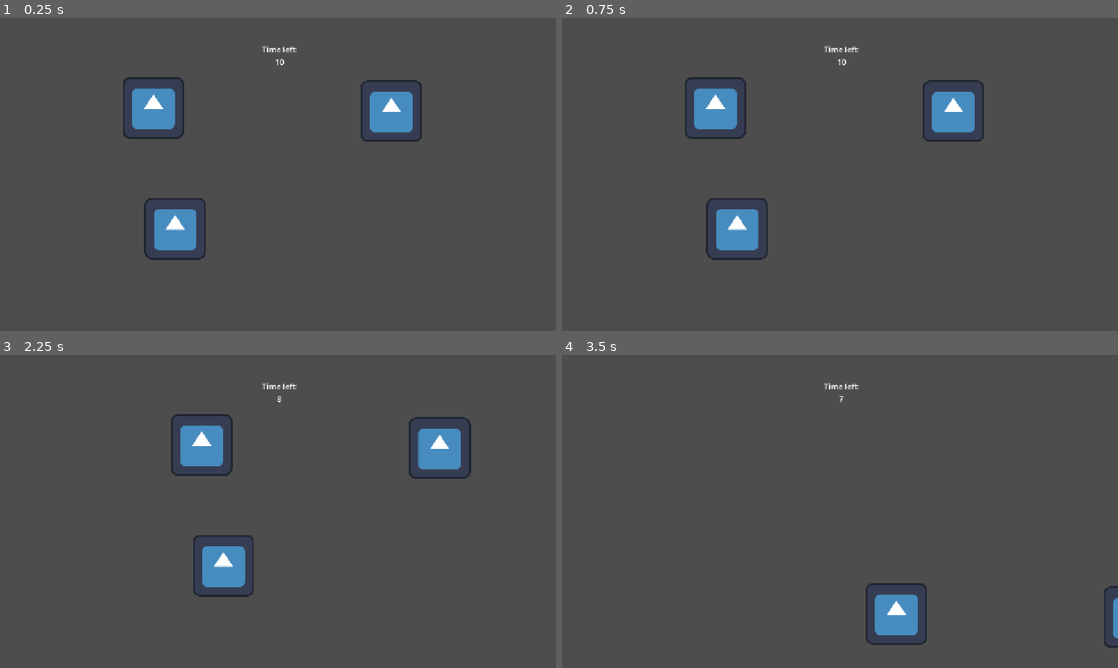
Above: before the commit, frames 1-4 (two rows, left to right).
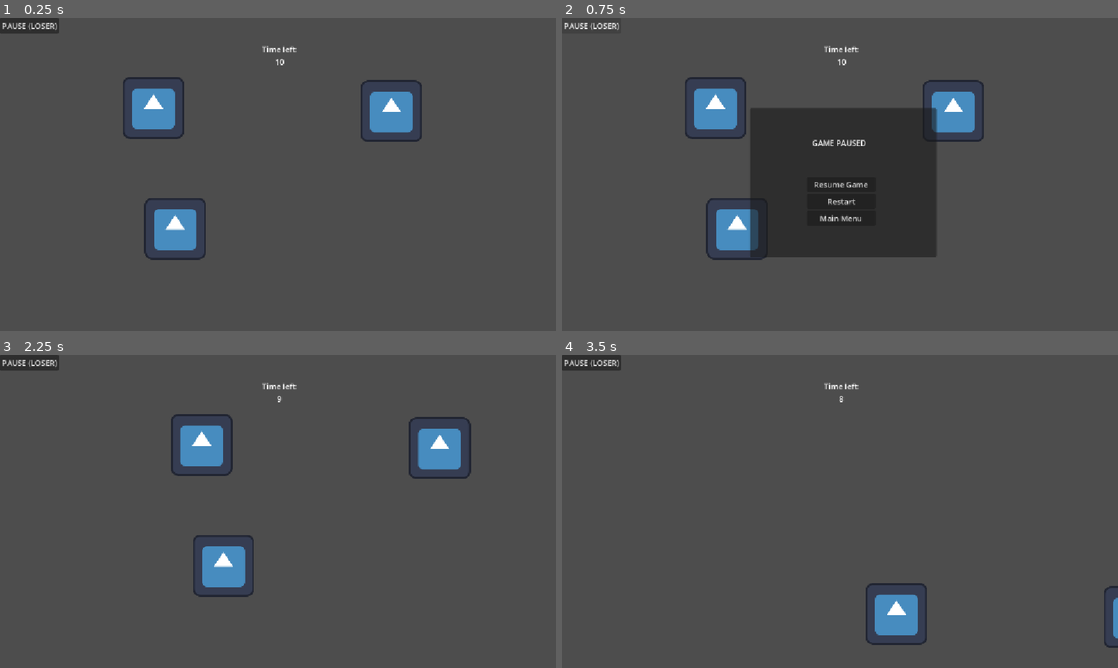
Above: after the commit, the same moments.

Repository: tszyana/SenselessChefs
Game: Godot game, scene res://scenes/kitchen.tscn
The game is run twice, just before and just after one commit, with the same random seed, the same clock (stepped at 60 frames per second) and the same inputs. This scene is started directly instead of the project's main scene. The engine's default icon, where the game draws it, is replaced by a stand-in: a white triangle on a blue panel in a dark square.
Inputs (mouse positions are in pixels of both pictures, inside the frame that each line leads up to):
- Up to frame 1 (0.25 s): no input
- Up to frame 2 (0.75 s): click (589, 24) at 0.5 s, where only the run after the commit has a clickable "PAUSE (LOSER)"
- Up to frame 3 (2.25 s): click (278, 520) at 1.25 s, where only the run after the commit has a clickable "Resume Game"; tap Enter at 2 s; hold Right (right) from 2.03 s (still down)
- Up to frame 4 (3.5 s): release Right (right) at 2.78 s; hold S (down) from 2.78 s (still down)

The runs differ from the first frame. In frame 1, 0.5% of the frame differs, in the area x 0-11%, y 0-5%; in frame 2, 16%, in the area x 0-68%, y 1-77%; in frame 3, 0.5%; in frame 4, 0.5%.

Commit message:
Pause button added

Diff:
--- a/scenes/kitchen.tscn
+++ b/scenes/kitchen.tscn
@@ -115,13 +115,61 @@
 offset_right = 234.0
 offset_bottom = 209.0
 
+[node name="RestartButton" type="Button" parent="Control/TimerPopup/VBoxContainer" unique_id=406307531]
+layout_mode = 2
+text = "Restart"
+
 [node name="MainMenuButton" type="Button" parent="Control/TimerPopup/VBoxContainer" unique_id=1429031911]
 layout_mode = 2
 text = "Main Menu"
 
-[node name="RestartButton" type="Button" parent="Control/TimerPopup/VBoxContainer" unique_id=406307531]
+[node name="PauseButton" type="Button" parent="Control" unique_id=1093837354]
+layout_mode = 0
+offset_right = 90.0
+offset_bottom = 32.0
+text = "PAUSE (LOSER)
+"
+
+[node name="PausePanel" type="Panel" parent="Control" unique_id=1318508673]
+visible = false
+layout_mode = 1
+anchors_preset = -1
+anchor_right = 0.5
+anchor_bottom = 0.5
+offset_left = 389.0
+offset_top = 187.0
+offset_right = 756.0
+offset_bottom = 475.0
+
+[node name="Label" type="Label" parent="Control/PausePanel" unique_id=418832563]
+layout_mode = 0
+offset_left = 129.0
+offset_top = 60.0
+offset_right = 241.0
+offset_bottom = 109.0
+text = "GAME PAUSED
+"
+
+[node name="VBoxContainer" type="VBoxContainer" parent="Control/PausePanel" unique_id=353909821]
+layout_mode = 0
+offset_left = 118.0
+offset_top = 142.0
+offset_right = 261.0
+offset_bottom = 278.0
+
+[node name="ResumeButton" type="Button" parent="Control/PausePanel/VBoxContainer" unique_id=838727722]
+process_mode = 2
+layout_mode = 2
+text = "Resume Game
+"
+
+[node name="RestartButton2" type="Button" parent="Control/PausePanel/VBoxContainer" unique_id=406916995]
 layout_mode = 2
 text = "Restart"
+
+[node name="MainMenuButton2" type="Button" parent="Control/PausePanel/VBoxContainer" unique_id=1837142842]
+layout_mode = 2
+text = "Main Menu"
 
 [node name="Timer" type="Timer" parent="." unique_id=1406045070]
 wait_time = 11.0
@@ -201,4 +249,10 @@
 position = Vector2(1050, 582)
 shape = SubResource("RectangleShape2D_bh1ot")
 
+[connection signal="pressed" from="Control/TimerPopup/VBoxContainer/RestartButton" to="." method="_on_restart_button_pressed"]
+[connection signal="pressed" from="Control/TimerPopup/VBoxContainer/MainMenuButton" to="." method="_on_main_menu_button_pressed"]
+[connection signal="pressed" from="Control/PauseButton" to="." method="_on_pause_button_pressed"]
+[connection signal="pressed" from="Control/PausePanel/VBoxContainer/ResumeButton" to="." method="_on_resume_button_pressed"]
+[connection signal="pressed" from="Control/PausePanel/VBoxContainer/RestartButton2" to="." method="_on_restart_button_pressed"]
+[connection signal="pressed" from="Control/PausePanel/VBoxContainer/MainMenuButton2" to="." method="_on_main_menu_button_pressed"]
 [connection signal="timeout" from="Timer" to="." method="_on_timer_timeout"]
--- a/scripts/kitchen.gd
+++ b/scripts/kitchen.gd
@@ -2,7 +2,8 @@
 
 @onready var game_timer = $Timer
 @onready var time_label = $Control/TimerLabel
-@onready var panel_popup = $Control/TimerPopup
+@onready var timer_popup = $Control/TimerPopup
+@onready var pause_popup = $Control/PausePanel
 
 # Called when the node enters the scene tree for the first time.
 func _ready() -> void:
@@ -16,4 +17,22 @@
 
 
 func _on_timer_timeout() -> void:
-	panel_popup.visible = true
+	timer_popup.visible = true
+
+
+func _on_main_menu_button_pressed() -> void:
+	get_tree().change_scene_to_file("res://scenes/main_menu.tscn")
+
+
+func _on_restart_button_pressed() -> void:
+	get_tree().change_scene_to_file("res://scenes/kitchen.tscn")
+
+
+func _on_pause_button_pressed() -> void:
+	get_tree().paused = true
+	pause_popup.visible = true
+
+
+func _on_resume_button_pressed() -> void:
+	get_tree().paused = false
+	pause_popup.visible = false
